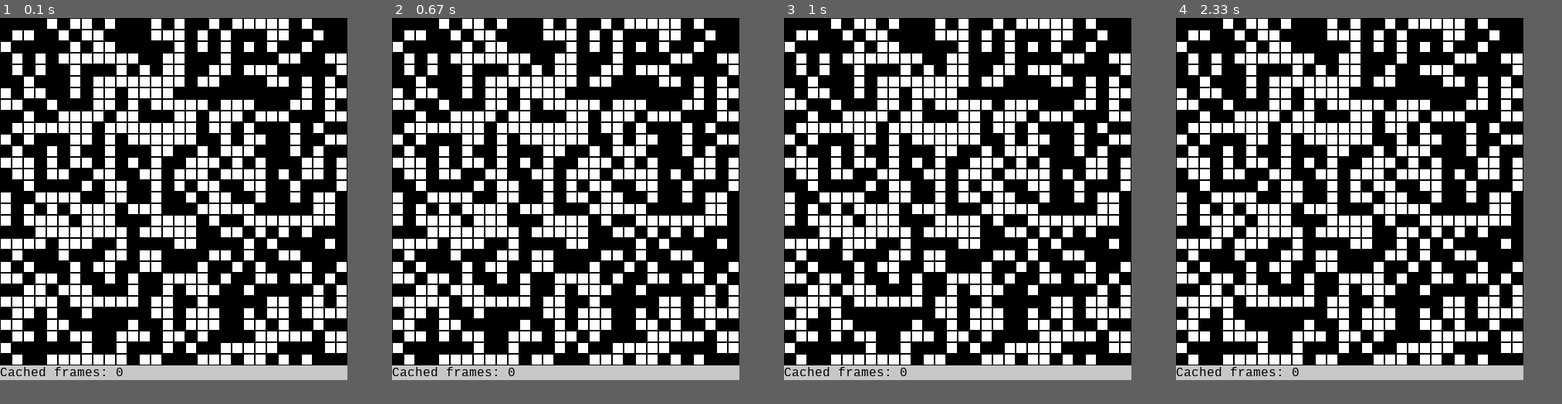
Above: before the commit, frames 1-4 (left to right).
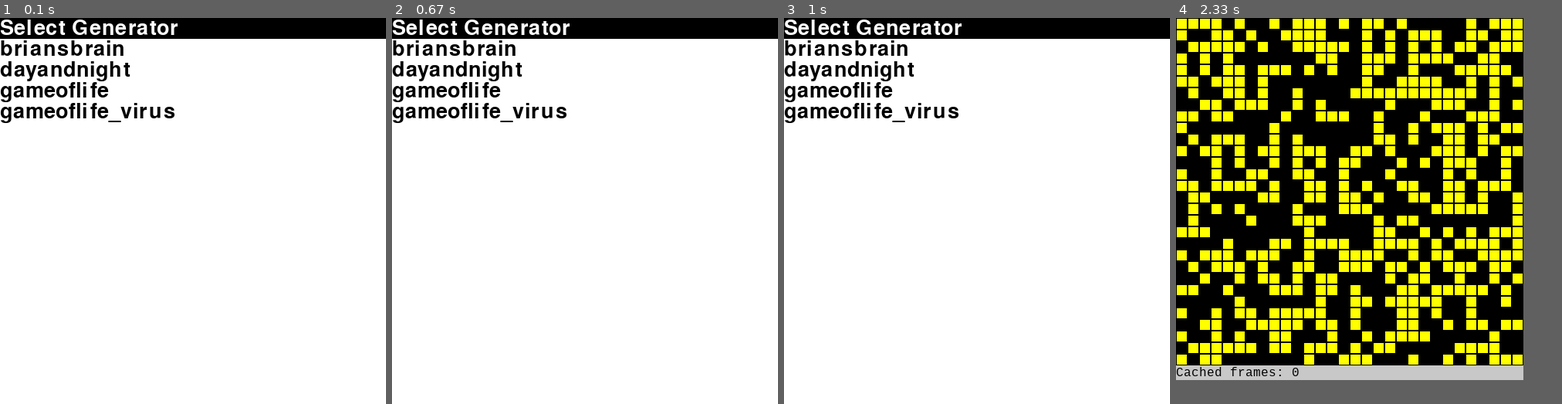
Above: after the commit, the same moments.

Repository: sillypantscoder/pygame_gameoflife
Game: pygame game, started from main.py
Two runs of this game, one before a commit and one after it. Both use one fixed random seed, a clock stepped at 60 frames per second and the inputs below.
Inputs (mouse positions are in pixels of both pictures, inside the frame that each line leads up to):
- Up to frame 1 (0.1 s): no input
- Up to frame 2 (0.67 s): click (565, 199) at 0.38 s
- Up to frame 3 (1 s): click (868, 311) at 0.72 s
- Up to frame 4 (2.33 s): click (1241, 334) at 1.05 s; click (1237, 226) at 1.38 s; click (1399, 245) at 1.72 s; click (1396, 72) at 2.05 s
In frame 1 the window is 450x469 before the commit and 500x500 after it. Grey fills any space a smaller window leaves; there, only what the larger window draws over its background counts as a difference.

The runs differ from the first frame. In frame 1, 53% of the frame differs, in the area x 0-100%, y 0-94%; in frame 2, 53%; in frame 3, 53%; in frame 4, 61%, in the area x 0-90%, y 0-90%.

Commit message:
Added generator selection

Diff:
--- /dev/null
+++ b/generators/dayandnight.py
@@ -0,0 +1,8 @@
+STATES = [
+	lambda s, b: (s.eightDirections(b).count(1) in [3, 6, 7, 8]) * 1,
+	lambda s, b: (s.eightDirections(b).count(1) in [3, 4, 6, 7, 8]) * 1
+]
+COLORS = [
+	(0, 0, 0),
+	(255, 255, 0)
+]
--- a/main.py
+++ b/main.py
@@ -1,7 +1,17 @@
 import pygame
 import random
 import threading
-from generators.gameoflife import STATES, COLORS
+import importlib
+import selector
+import os
+
+gen = []
+for g in os.listdir("generators"):
+	if g == "__pycache__": continue
+	gen.append(g[:-3])
+
+v = importlib.import_module("generators." + gen[selector.selector("Select Generator", gen)])
+COLORS, STATES = v.COLORS, v.STATES
 
 class Cell:
 	exists: bool = True
@@ -114,7 +124,7 @@
 	if preloading: return # Already preloading
 	preloading = True
 	if not running: preloading = False
-	#if len(BOARDCACHES) >= 100: preloading = False
+	if len(BOARDCACHES) >= 100: preloading = False
 	if not preloading: return
 	t = threading.Thread(target=cache_frame, name="next_frame", args=[])
 	t.start()
--- /dev/null
+++ b/selector.py
@@ -0,0 +1,80 @@
+import pygame
+import math
+
+pygame.font.init()
+
+FONT = pygame.font.SysFont(pygame.font.get_default_font(), 40)
+FONTHEIGHT = FONT.render("0", True, (0, 0, 0)).get_height()
+BLACK = (0, 0, 0)
+WHITE = (255, 255, 255)
+
+def selector(header, items: list):
+	global screen
+	scrn_height = 500
+	scrn_width = 500
+	if FONTHEIGHT * (len(items) + 1) > 500:
+		scrn_height = FONTHEIGHT * (len(items) + 1)
+	for i in items:
+		w = FONT.render(i, True, BLACK)
+		if w.get_width() > scrn_width:
+			scrn_width = w.get_width()
+	screen = pygame.display.set_mode([scrn_width, scrn_height])
+	running = True
+	c = pygame.time.Clock()
+	while running:
+		pos = pygame.mouse.get_pos()
+		screen.fill(WHITE)
+		# Header
+		pygame.draw.rect(screen, BLACK, pygame.Rect(0, 0, scrn_width, FONTHEIGHT))
+		w = FONT.render(header, True, WHITE)
+		screen.blit(w, (0, 0))
+		# Items
+		h = 0
+		for i in items:
+			h += FONTHEIGHT
+			w = FONT.render(i, True, BLACK)
+			if math.floor(pos[1] / FONTHEIGHT) * FONTHEIGHT == h:
+				w = FONT.render(i, True, WHITE)
+				pygame.draw.rect(screen, BLACK, pygame.Rect(0, h, scrn_width, FONTHEIGHT))
+			screen.blit(w, (0, h))
+		# Events
+		for event in pygame.event.get():
+				if event.type == pygame.QUIT:
+					return -1
+					# User clicked close button
+				if event.type == pygame.MOUSEBUTTONUP:
+					pos = pygame.mouse.get_pos()
+					if pos[1] - FONTHEIGHT < len(items) * FONTHEIGHT:
+						return math.floor((pos[1] - FONTHEIGHT) / FONTHEIGHT)
+		c.tick(60)
+		pygame.display.flip()
+
+def progress(text):
+	global screen
+	rendered = FONT.render(text, True, BLACK)
+	scrn_height = rendered.get_height() + 10
+	scrn_width = rendered.get_width() + 10
+	screen = pygame.display.set_mode([scrn_width, scrn_height], pygame.RESIZABLE)
+	running = text
+	while running:
+		rendered = FONT.render(running, True, BLACK)
+		screen.fill(WHITE)
+		if scrn_height < rendered.get_height() + 10:
+			scrn_height = rendered.get_height() + 10
+			screen = pygame.display.set_mode([scrn_width, scrn_height], pygame.RESIZABLE)
+		if scrn_width < rendered.get_width() + 10:
+			scrn_width = rendered.get_width() + 10
+			screen = pygame.display.set_mode([scrn_width, scrn_height], pygame.RESIZABLE)
+		# Events
+		for event in pygame.event.get():
+				if event.type == pygame.QUIT:
+					return;
+					# User clicked close button
+				elif event.type == pygame.VIDEORESIZE:
+					scrn_height = event.h
+					scrn_width = event.w
+					screen = pygame.display.set_mode([scrn_width, scrn_height], pygame.RESIZABLE)
+		# Header
+		screen.blit(rendered, ((scrn_width - rendered.get_width()) / 2, (scrn_height - rendered.get_height()) / 2))
+		pygame.display.flip()
+		running = yield;
Renamed: generators/virus.py -> generators/gameoflife_virus.py
